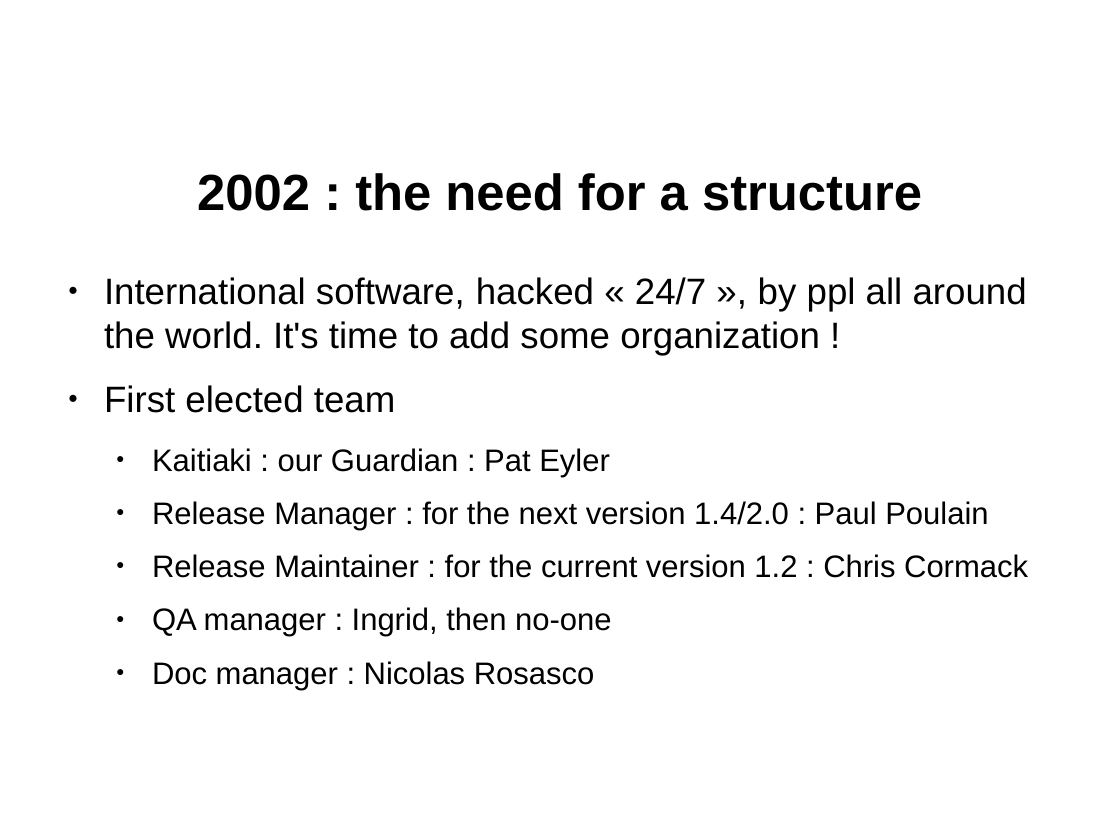
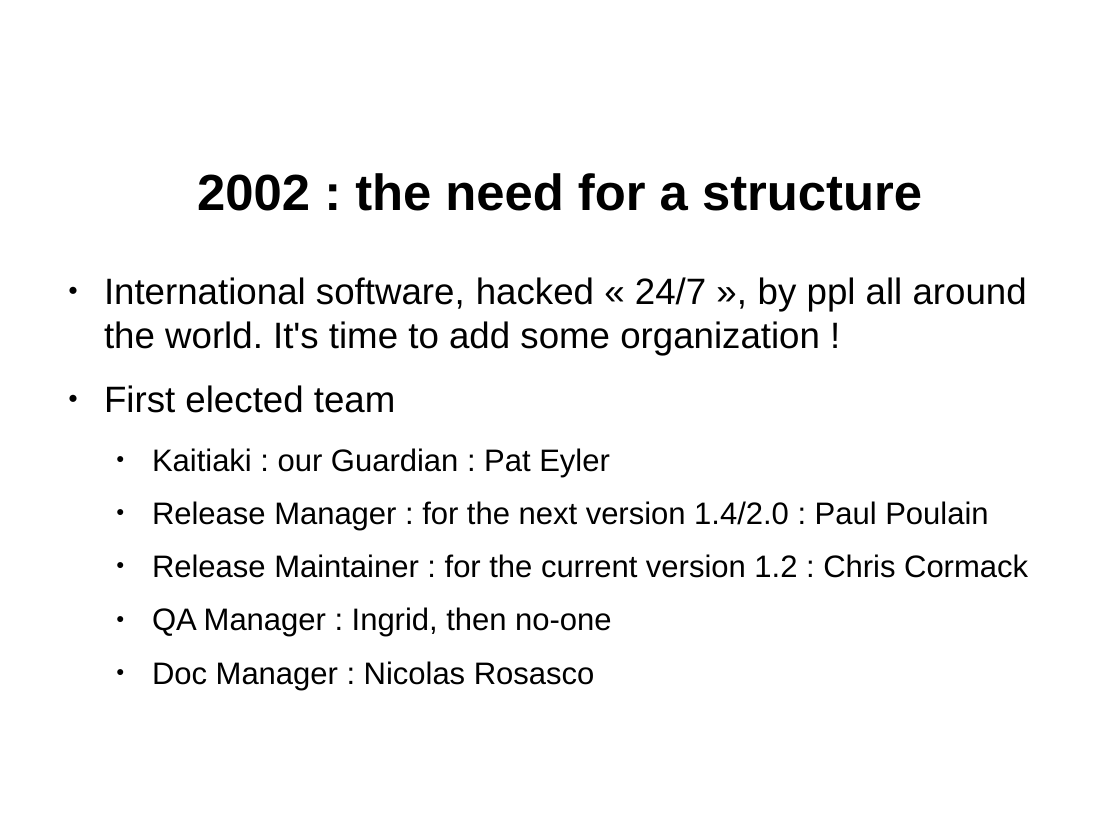
Before and after one commit to ranginui/presentation, a slide deck: slide 9 of kohaconclave/keynote/keynote.odp. Drawn at 1120x840 pixels with LibreOffice and Linux fonts; fonts in the diff are those of the drawing; background and template pictures are left out. Boxes give left, top, right and bottom in pixels: in the first picture for what was removed or moved away, otherwise in the second. Text is boxed around its words. In the diff, an @@ line names an element or a change of style, - is before the commit and + after.

```diff
--- a/kohaconclave/keynote/keynote.odp
+++ b/kohaconclave/keynote/keynote.odp
@@ text at [152,607,611,690]: text changed @@
-  ● QA manager : Ingrid, then no-one
-  ● Doc manager : Nicolas Rosasco
+  ● QA Manager : Ingrid, then no-one
+  ● Doc Manager : Nicolas Rosasco
```
Also in this commit, not shown: 15 other slides changed, 1 other file.
